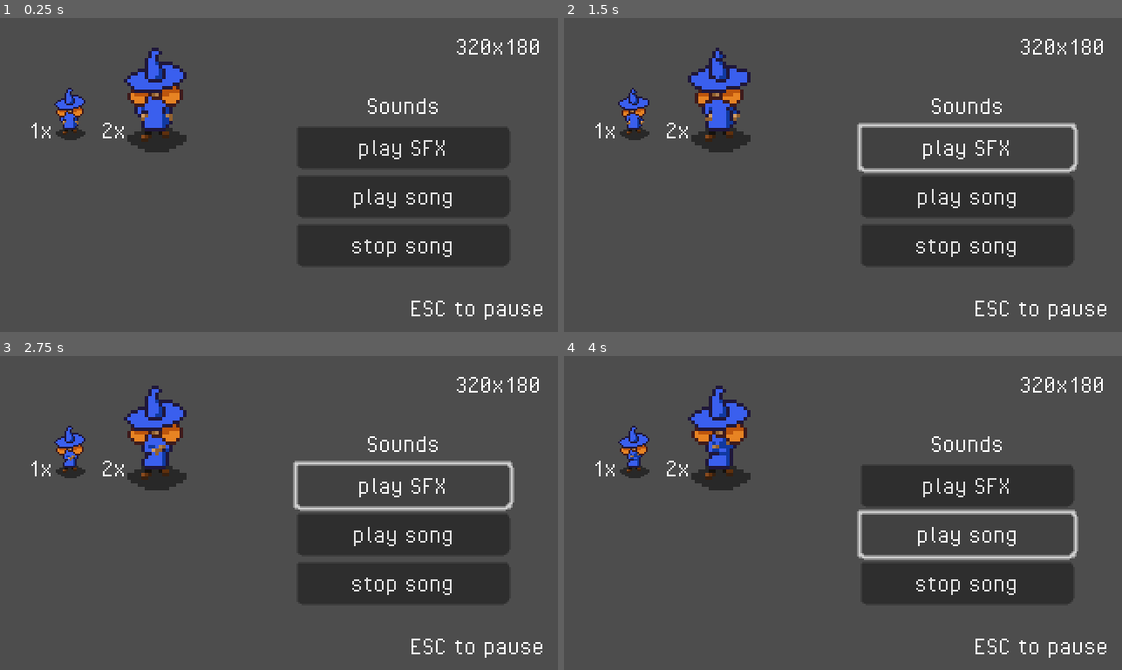
Above: before the commit, frames 1-4 (two rows, left to right).
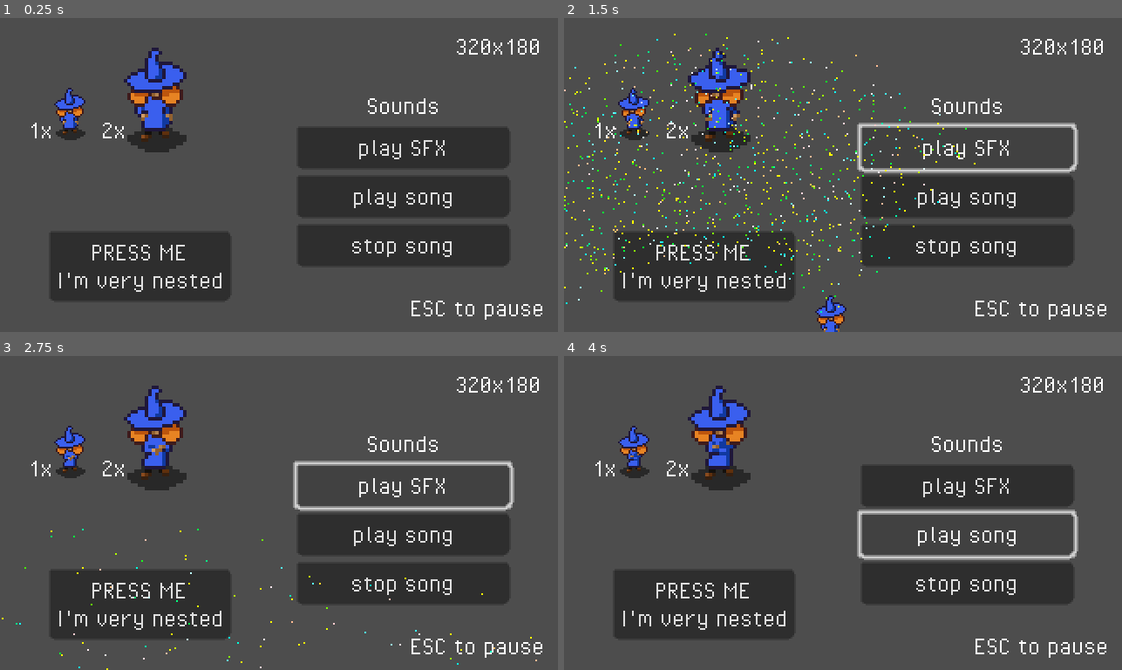
Above: after the commit, the same moments.

Repository: NunoDasNeves/igc-jam-godot-template
Game: Godot game, scene res://main.tscn
Two runs of this game, one before a commit and one after it. Both use one fixed random seed, a clock stepped at 60 frames per second and the inputs below.
Inputs (mouse positions are in pixels of both pictures, inside the frame that each line leads up to):
- Up to frame 1 (0.25 s): no input
- Up to frame 2 (1.5 s): click (703, 266) at 0.5 s, where only the run after the commit has a clickable "PRESS ME I'm very nested"; click "play SFX" at 1.25 s
- Up to frame 3 (2.75 s): click "play SFX" at 2 s
- Up to frame 4 (4 s): click "play song" at 2.75 s; click "play song" at 3.5 s

The runs differ from the first frame. In frame 1, 7.0% of the frame differs, in the area x 9-42%, y 68-90%; in frame 2, 8.8%, in the area x 0-74%, y 5-100%; in frame 3, 7.1%; in frame 4, 7.0%.

Commit message:
add confetti and popup witch which respond to global Events.nested_button_pressed

Diff:
--- /dev/null
+++ b/characters/witch/pop_up_witch.gd
@@ -0,0 +1,21 @@
+extends Sprite2D
+
+const pop_up_speed: float = 5
+
+var initial_pos: Vector2
+var pop_up_pos: Vector2
+var popping_up: bool = false
+var pop_up_tween: Tween
+
+func _ready() -> void:
+	initial_pos = position
+	pop_up_pos = position + Vector2(0, -25)
+	Events.nested_button_pressed.connect(pop_up)
+
+func pop_up(_pos: Vector2) -> void:
+	if pop_up_tween:
+		pop_up_tween.stop()
+	pop_up_tween = get_tree().create_tween()
+	pop_up_tween.tween_property(self, "position", pop_up_pos, 0.5)
+	pop_up_tween.tween_interval(1)
+	pop_up_tween.tween_property(self, "position", initial_pos, 0.5)
--- /dev/null
+++ b/events.gd
@@ -0,0 +1,3 @@
+extends Node
+
+signal nested_button_pressed(pos: Vector2)
--- a/main.tscn
+++ b/main.tscn
@@ -1,9 +1,11 @@
-[gd_scene load_steps=18 format=3 uid="uid://cib81fcg33t4e"]
+[gd_scene load_steps=20 format=3 uid="uid://cib81fcg33t4e"]
 
 [ext_resource type="Script" uid="uid://bjnw0tr11q2h8" path="res://main.gd" id="1_0xm2m"]
 [ext_resource type="Texture2D" uid="uid://bodyu1wi4ooc" path="res://characters/witch/witch_idle.png" id="2_0xm2m"]
 [ext_resource type="Script" uid="uid://dtgcr1m25t20a" path="res://world.gd" id="2_7mycd"]
 [ext_resource type="PackedScene" uid="uid://b326cb226l8ye" path="res://ui/pause_menu.tscn" id="4_1bvp3"]
+[ext_resource type="Script" uid="uid://bhoip7hcv66la" path="res://very_nested_button.gd" id="4_lquwl"]
+[ext_resource type="Script" uid="uid://bddmr1rtb3im" path="res://characters/witch/pop_up_witch.gd" id="5_7mycd"]
 
 [sub_resource type="AtlasTexture" id="AtlasTexture_5vw27"]
 atlas = ExtResource("2_0xm2m")
@@ -206,6 +208,23 @@
 text = "stop song
 "
 
+[node name="Node" type="Node2D" parent="World"]
+
+[node name="Node2D" type="Node2D" parent="World/Node"]
+
+[node name="Node2D" type="Node2D" parent="World/Node/Node2D"]
+
+[node name="Node2D" type="Node2D" parent="World/Node/Node2D/Node2D"]
+
+[node name="Button" type="Button" parent="World/Node/Node2D/Node2D/Node2D"]
+offset_left = 28.0
+offset_top = 122.0
+offset_right = 132.0
+offset_bottom = 162.0
+text = "PRESS ME
+I'm very nested"
+script = ExtResource("4_lquwl")
+
 [node name="Resolution" type="Label" parent="World"]
 offset_left = 261.0
 offset_top = 8.0
@@ -213,6 +232,13 @@
 offset_bottom = 24.0
 text = "320x180"
 
+[node name="PopUpWitch" type="Sprite2D" parent="World"]
+position = Vector2(153, 198)
+texture = ExtResource("2_0xm2m")
+hframes = 8
+vframes = 4
+script = ExtResource("5_7mycd")
+
 [node name="UI" type="CanvasLayer" parent="."]
 
 [node name="PauseMenu" parent="UI" instance=ExtResource("4_1bvp3")]
--- a/project.godot
+++ b/project.godot
@@ -21,6 +21,7 @@
 [autoload]
 
 Audio="*res://audio/audio.gd"
+Events="*res://events.gd"
 
 [display]
 
--- /dev/null
+++ b/very_nested_button.gd
@@ -0,0 +1,7 @@
+extends Button
+
+func _ready() -> void:
+	connect("button_down", do_emit)
+
+func do_emit() -> void:
+	Events.nested_button_pressed.emit(get_global_mouse_position())
--- /dev/null
+++ b/vfx/confetti_particles.tscn
@@ -0,0 +1,24 @@
+[gd_scene load_steps=2 format=3 uid="uid://c4iuk2r026ob7"]
+
+[sub_resource type="ParticleProcessMaterial" id="ParticleProcessMaterial_lquwl"]
+particle_flag_disable_z = true
+emission_shape = 1
+emission_sphere_radius = 9.98
+angle_min = 1.07288e-05
+angle_max = 1.07288e-05
+direction = Vector3(0, -1, 0)
+initial_velocity_min = 72.68
+initial_velocity_max = 164.99
+gravity = Vector3(0, 98, 0)
+hue_variation_min = -0.57
+hue_variation_max = 0.66
+
+[node name="GPUParticles2D" type="GPUParticles2D"]
+emitting = false
+amount = 1000
+lifetime = 7.39
+one_shot = true
+speed_scale = 1.5
+explosiveness = 0.95
+fixed_fps = 60
+process_material = SubResource("ParticleProcessMaterial_lquwl")
--- a/world.gd
+++ b/world.gd
@@ -1,4 +1,6 @@
 extends Node2D
+
+const confetti_scene = preload("res://vfx/confetti_particles.tscn")
 
 @onready var _anim_sprite = $AnimatedSprite2D
 @onready var _anim_sprite2 = $AnimatedSprite2D2
@@ -12,8 +14,16 @@
 	_sfx_btn.connect("button_down", func (): Audio.play_sfx("dungeon_wizard_ding_ding.wav", 0.2))
 	_song_1_btn.connect("button_down", func(): Audio.set_music("dungeon_wizard_menu_music.wav", 0.5))
 	_song_2_btn.connect("button_down", func(): Audio.stop_music())
+	Events.nested_button_pressed.connect(spawn_confetti)
 
 func _process(_delta: float) -> void:
 	_anim_sprite.play("idle-S")
 	_anim_sprite2.play("idle-S")
 	_anim_player.play("idle-S")
+
+func spawn_confetti(position: Vector2) -> void:
+	var confetti: GPUParticles2D = confetti_scene.instantiate()
+	confetti.finished.connect(func (): remove_child(confetti))
+	add_child(confetti)
+	confetti.global_position = position
+	confetti.emitting = true
Not shown, added: characters/witch/pop_up_witch.gd.uid
Not shown, added: events.gd.uid
Not shown, added: very_nested_button.gd.uid
